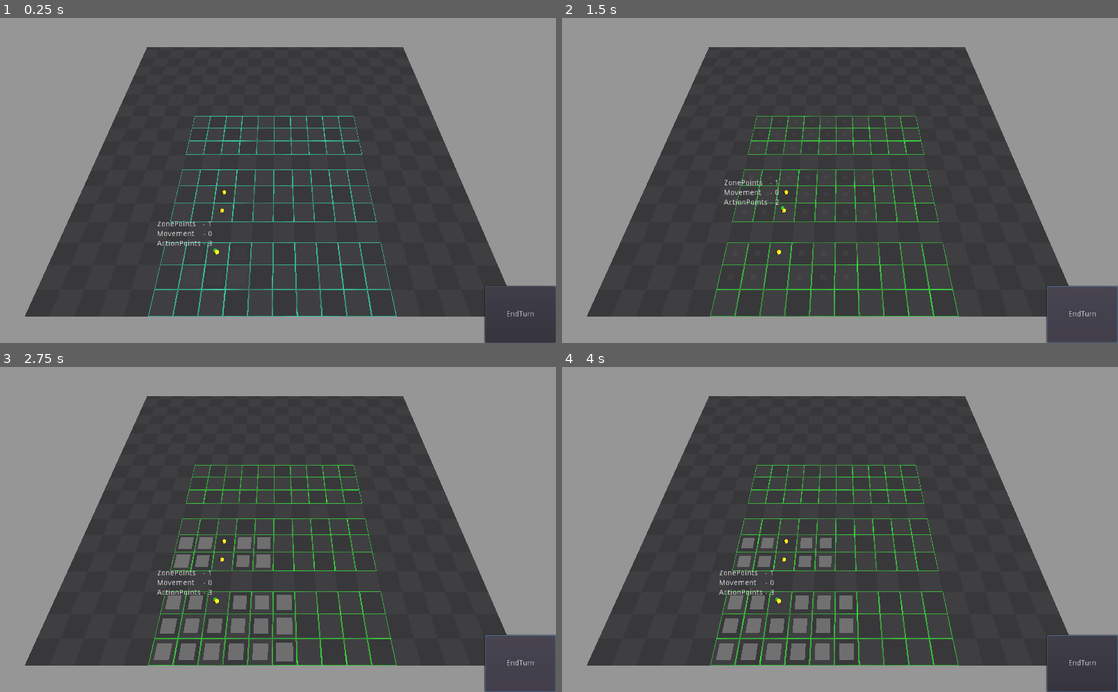
Above: before the commit, frames 1-4 (two rows, left to right).
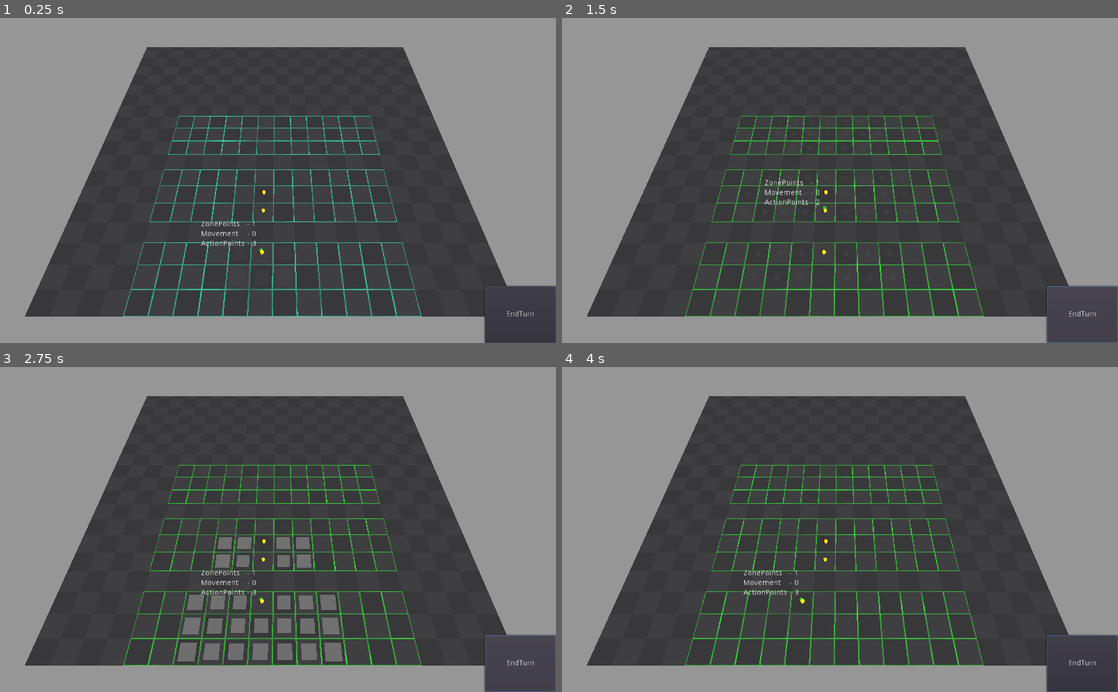
Above: after the commit, the same moments.

Repository: Rogotch/Desert
Game: Godot game, scene res://Resources/Scenes/3D/3dMap.tscn
Same seed, same stepped clock (60 frames per second), same inputs: the game is played once before the commit and once after it. The project has no main scene, so this scene is started directly.
Inputs (mouse positions are in pixels of both pictures, inside the frame that each line leads up to):
- Up to frame 1 (0.25 s): no input
- Up to frame 2 (1.5 s): click "EndTurn" at 0.5 s; click "EndTurn" at 1.25 s
- Up to frame 3 (2.75 s): click "EndTurn" at 2 s
- Up to frame 4 (4 s): move the mouse to (962, 513) at 2.77 s; click (962, 513) at 2.92 s; move the mouse to (728, 545) at 3.52 s; click (728, 545) at 3.67 s

The runs differ from the first frame. In frame 1, 1.0% of the frame differs, in the area x 22-76%, y 30-92%; in frame 2, 0.9%; in frame 3, 3.6%; in frame 4, 3.5%.

Commit message:
Create Zone entity, SignalsScript, some movement signals
Добавил сущность зоны, к которым перенастроил все обращения, добавил синглтон сигналов и несколько сигналов в него, настроил смену занятых клеток и установку ID зоны игроку

Diff:
--- a/Resources/Entities/3D/Grid.tscn
+++ b/Resources/Entities/3D/Grid.tscn
@@ -2,7 +2,7 @@
 
 [ext_resource path="res://Resources/Shaders/3D/GridVisualizer.gdshader" type="Shader" id=1]
 [ext_resource path="res://Resources/Images/Shaders/noise_combined.png" type="Texture" id=2]
-[ext_resource path="res://Resources/Entities/3D/VisualGrid.gd" type="Script" id=3]
+[ext_resource path="res://Resources/Scripts/3DScripts/VisualGrid.gd" type="Script" id=3]
 
 [sub_resource type="CubeMesh" id=1]
 resource_local_to_scene = true
--- /dev/null
+++ b/Resources/Entities/NodeObjects/Zone.tscn
@@ -0,0 +1,6 @@
+[gd_scene load_steps=2 format=2]
+
+[ext_resource path="res://Resources/Scripts/NodeScripts/Zone.gd" type="Script" id=1]
+
+[node name="Zone" type="Node"]
+script = ExtResource( 1 )
--- a/Resources/Scenes/3D/3dMap.tscn
+++ b/Resources/Scenes/3D/3dMap.tscn
@@ -80,33 +80,33 @@
 [node name="Arena" type="Spatial"]
 script = ExtResource( 7 )
 GridYValue = 0.5
-Zones = [ {
-"EndPos": Vector2( 3, 15 ),
-"StartPos": Vector2( 0, 5 ),
+ZonesParameters = [ {
+"EndPos": Vector2( 3, 16 ),
+"StartPos": Vector2( 0, 4 ),
 "ZoneId": 0,
 "ZoneName": "Zone1",
 "interzone": false
 }, {
-"EndPos": Vector2( 4, 15 ),
-"StartPos": Vector2( 3, 5 ),
+"EndPos": Vector2( 4, 16 ),
+"StartPos": Vector2( 3, 4 ),
 "ZoneId": 1,
 "ZoneName": "Interzone1",
 "interzone": true
 }, {
-"EndPos": Vector2( 7, 15 ),
-"StartPos": Vector2( 4, 5 ),
+"EndPos": Vector2( 7, 16 ),
+"StartPos": Vector2( 4, 4 ),
 "ZoneId": 2,
 "ZoneName": "Zone3",
 "interzone": false
 }, {
-"EndPos": Vector2( 8, 15 ),
-"StartPos": Vector2( 7, 5 ),
+"EndPos": Vector2( 8, 16 ),
+"StartPos": Vector2( 7, 4 ),
 "ZoneId": 3,
 "ZoneName": "Interzone2",
 "interzone": true
 }, {
-"EndPos": Vector2( 11, 15 ),
-"StartPos": Vector2( 8, 5 ),
+"EndPos": Vector2( 11, 16 ),
+"StartPos": Vector2( 8, 4 ),
 "ZoneId": 4,
 "ZoneName": "Zone5",
 "interzone": false
@@ -186,7 +186,7 @@
 [node name="CharactersNode" type="Spatial" parent="."]
 
 [node name="Character" parent="CharactersNode" instance=ExtResource( 1 )]
-transform = Transform( 1, 0, 0, 0, 1, 0, 0, 0, 1, 20.4581, 0, 76.0808 )
+transform = Transform( 1, 0, 0, 0, 1, 0, 0, 0, 1, 20.4581, 0, 96.5912 )
 physic_speed = 30.0
 MaxMovement = 1
 ZoneCross = 1
@@ -198,7 +198,7 @@
 AttackDistance = 1
 
 [node name="Character2" parent="CharactersNode" instance=ExtResource( 1 )]
-transform = Transform( 1, 0, 0, 0, 1, 0, 0, 0, 1, 58.9311, 0, 79.2737 )
+transform = Transform( 1, 0, 0, 0, 1, 0, 0, 0, 1, 58.9311, 0, 99.7841 )
 physic_speed = 30.0
 MaxMovement = 2
 ZoneCross = 1
@@ -210,7 +210,7 @@
 AttackDistance = 2
 
 [node name="Character3" parent="CharactersNode" instance=ExtResource( 1 )]
-transform = Transform( 1, 0, 0, 0, 1, 0, 0, 0, 1, 42.89, -7.62939e-06, 70.3547 )
+transform = Transform( 1, 0, 0, 0, 1, 0, 0, 0, 1, 42.89, -7.62939e-06, 90.8651 )
 physic_speed = 30.0
 MaxMovement = 3
 ZoneCross = 1
--- a/Resources/Scripts/3DScripts/ArenaScript.gd
+++ b/Resources/Scripts/3DScripts/ArenaScript.gd
@@ -4,7 +4,7 @@
 onready var tileClass = preload("res://Resources/Entities/3D/PathAreaTile.tscn")
 
 export var GridYValue : float
-export var Zones = [
+export var ZonesParameters = [
 	{ZoneName = "Zone1", ZoneId = 0, StartPos = Vector2(0, 0),  EndPos = Vector2(3,5),  interzone = false},
 	{ZoneName = "Interzone1", ZoneId = 1, StartPos = Vector2(4, 0),  EndPos = Vector2(4,5),  interzone = true},
 	{ZoneName = "Zone3", ZoneId = 2, StartPos = Vector2(5, 0),  EndPos = Vector2(8,5),  interzone = false},
@@ -23,6 +23,7 @@
 onready var CharactersNode   = get_node(CharactersNodePath)
 
 var Grid = []
+var Zones = []
 var GridSize
 var GridStart
 
@@ -96,11 +97,15 @@
 
 #Устанавливает визуальное отображение сетки
 func SetVisualGrids():
-	var count = 0
+#	var count = 0
 	var MinPos = Vector2(99,99)
 	var MaxPos = Vector2(0,0)
 #	print(str(Zones))
-	for zone in Zones:
+	for zone in ZonesParameters:
+		var newZone = Zone.new()
+		newZone.Arena = self
+		newZone.ZoneParameters = zone
+		Zones.append(newZone)
 		if zone.interzone:
 			continue
 		MinPos.x = (MinPos.x if zone.StartPos.x >= MinPos.x else zone.StartPos.x)
@@ -108,6 +113,7 @@
 		MaxPos.x = (MaxPos.x if zone.EndPos.x <= MaxPos.x else zone.EndPos.x)
 		MaxPos.y = (MaxPos.y if zone.EndPos.y <= MaxPos.y else zone.EndPos.y)
 		var newGrid = GridClass.instance()
+		newZone.VisualGrid = newGrid
 		Grids.add_child(newGrid)
 		var CellsNum = zone.EndPos - zone.StartPos
 #		print(str($Environment/GridVisualizers/Line.get_active_material(0).set_shader_param("Offset", Vector2((0 if CellsNum.x % 2 == 0 else 5), (0 if CellsNum.y % 2 == 0 else 5)))))
@@ -121,8 +127,9 @@
 		var newMesh = CubeMesh.new()
 		newMesh.size = Vector3(CellsNum.x * 10, 0.01, CellsNum.y * 10)
 		newGrid.mesh = newMesh
-		count += 1
+#		count += 1
 	print("MaxPos - " + str(MaxPos))
+	print("Zones - " + str(Zones))
 	GridSize = MaxPos
 	GridStart = MinPos
 	AutofilGridMap(MaxPos)
@@ -147,10 +154,10 @@
 			var pointZone = GetZoneByPosition(Vector2(i,j))
 			if pointZone:
 				NewPoint.zoneID = pointZone.ZoneId
-				NewPoint.interzoneFlag = pointZone.interzone
+				NewPoint.interzone = pointZone.Interzone
 			else:
 				NewPoint.zoneID = null
-				NewPoint.interzoneFlag = null
+				NewPoint.interzone = null
 				NewPoint.content = NewPoint.OUTZONE
 			line.append(NewPoint)
 		Grid.append(line)
@@ -159,7 +166,7 @@
 #Волнами сканируем поле и ищем короткий путь
 func WaveFindPath(_character, finPos):
 	var startPos = _character.ZonePosition
-	var BigTrace = []
+#	var BigTrace = []
 	var actualZone = GetZoneByPosition(startPos)
 	var ZonePoints = [{start = actualZone.StartPos, end = actualZone.EndPos}, {start = Vector2.ZERO, end = GridSize}]
 	for zPoint in ZonePoints:
@@ -170,16 +177,16 @@
 			if node == finPos:
 				print("Дошли до обратной постройки пути!")
 	#			break
-#				PrintGrid(finPos)
+				PrintGrid(finPos)
 				return SetTrace(finPos, newGrid)
 			else:
-				var DirectionArr = (RectDirections if Grid[node.x][node.y].interzoneFlag else RoundDirections)
+				var DirectionArr = (RectDirections if Grid[node.x][node.y].interzone else RoundDirections)
 				for dir in DirectionArr:
 					# Проверка, чтобы проход через междузонье был строго прямо
 					if (InGridCheck(node, dir, zPoint.start, zPoint.end) &&
-						(Grid[node.x][node.y].interzoneFlag &&
-						 Grid[node.x + dir.x][node.y + dir.y].interzoneFlag ||
-						 Grid[node.x + dir.x][node.y + dir.y].interzoneFlag &&
+						(Grid[node.x][node.y].interzone &&
+						 Grid[node.x + dir.x][node.y + dir.y].interzone ||
+						 Grid[node.x + dir.x][node.y + dir.y].interzone &&
 						abs(dir.x) + abs(dir.y) > 1)):
 						continue
 						# Проверка, что следующая точка является доступной для перемещения и находится в рамках зоны
@@ -189,7 +196,7 @@
 #		var actualstring = startString % [str(startPos), str(finPos)]
 #		print(actualstring)
 	#	print(str(Grid))
-#		PrintGrid(finPos)
+		PrintGrid(finPos)
 		ClearPoints()
 		print("Путь не был найден")
 	return []
@@ -203,15 +210,15 @@
 	var ScanningNodes = {startPos : cell}
 	var nodesKeys = ScanningNodes.keys()
 	for node in nodesKeys:
-		var DirectionArr = (RectDirections if Grid[node.x][node.y].interzoneFlag else RoundDirections)
+		var DirectionArr = (RectDirections if Grid[node.x][node.y].interzone else RoundDirections)
 		for dir in DirectionArr:
 			# Проверка, чтобы значение находилось в рамках зоны
 			if InGridCheck(node, dir, Vector2.ZERO, GridSize):
 				# Проверка, чтобы в интерзону можно было входить и выходить только прямо, а не диагонально
 				# Или проверка, чтобы нельзя было проходить диагонально при наличии боковых препятствий
-				if((Grid[node.x][node.y].interzoneFlag &&
-					 Grid[node.x + dir.x][node.y + dir.y].interzoneFlag ||
-					 Grid[node.x + dir.x][node.y + dir.y].interzoneFlag &&
+				if((Grid[node.x][node.y].interzone &&
+					 Grid[node.x + dir.x][node.y + dir.y].interzone ||
+					 Grid[node.x + dir.x][node.y + dir.y].interzone &&
 					 abs(dir.x) + abs(dir.y) > 1) ||
 					(abs(dir.x) + abs(dir.y) > 1 &&
 					(Grid[node.x][node.y + dir.y].content != GridPoint.EMPTY ||
@@ -222,7 +229,7 @@
 					# Если клетка пуста и её ещё нет в словаре сканированных клеток
 					if Grid[gridPos.x][gridPos.y].content == GridPoint.EMPTY && !ScanningNodes.has(gridPos):
 						# Поставь флаг, не интерзона ли это
-						var flag = Grid[gridPos.x][gridPos.y].interzoneFlag
+						var flag = Grid[gridPos.x][gridPos.y].interzone
 						# Если не интерзона, увеличь стоимость передвижения на 1
 						var movementCost   = ScanningNodes[node].movement   + (0 if flag else 1)
 						# Проверь стоимость в AP
@@ -236,7 +243,7 @@
 						if movValue >= movementCost && zonValue >= zonePointsCost:
 							# Проверка, чтобы в финальную область передвижения не попадали никуда не ведущие клетки междузония
 							if !(flag && movValue == movementCost):
-								ScanningNodes[gridPos] = {movement = movementCost, zonePoints = zonePointsCost, interzoneDir = Vector2.ZERO}
+								ScanningNodes[gridPos] = {movement = movementCost, zonePoints = zonePointsCost, interzoneDir = interzoneDir, actionsCost = actionsCost}
 								nodesKeys.append(gridPos)
 						pass
 					pass
@@ -252,7 +259,7 @@
 		var Line = ""
 		for j in Grid[i].size():
 			if dic.has(Vector2(i, j)):
-				Line += "%5s" % (str(dic[Vector2(i, j)].movement) if !Grid[i][j].interzoneFlag else "!")
+				Line += "%5s" % (str(dic[Vector2(i, j)].movement) if !Grid[i][j].interzone else "!")
 			else:
 				Line += "%5s" % ""
 				pass
@@ -262,7 +269,7 @@
 func CreatePathZone(character):
 	var zone = SetZoneGrid(character)
 	for tilepos in zone.keys():
-		if !Grid[tilepos.x][tilepos.y].interzoneFlag && !zone[tilepos].movement == 0:
+		if !Grid[tilepos.x][tilepos.y].interzone && !zone[tilepos].movement == 0:
 			var newTile = tileClass.instance()
 			PathZone.add_child(newTile)
 			newTile.transform.origin = gridMap.map_to_world(tilepos.x, 0, tilepos.y)
@@ -300,7 +307,7 @@
 		print("Клетка была отсканирована")
 	if InGridCheck(pos, direction, startZPoint, endZPoint):
 #		Проверка, что точка свободна для передвижения или она является целью персонажа и его предыдущая позиция не является междузоньем
-		if  ((gridArr[gridPos.x][gridPos.y].content == GridPoint.EMPTY || gridPos == _Character.target && !gridArr[pos.x][pos.y].interzoneFlag) &&
+		if  ((gridArr[gridPos.x][gridPos.y].content == GridPoint.EMPTY || gridPos == _Character.target && !gridArr[pos.x][pos.y].interzone) &&
 		gridArr[gridPos.x][gridPos.y].step == null):
 #			print(str(gridArr[pos.x][pos.y]))
 #			Проверка, что при диагональном переходе обе боковые клетки пусты
@@ -324,12 +331,12 @@
 	var stepNum = gridArr[finPos.x][finPos.y].step
 	while stepNum != 1:
 #		Перебираем окружающие ячейки
-#		var DirectionArr = (RectDirections if Grid[newTrace[-1].x][newTrace[-1].y].interzoneFlag else RoundDirections)
+#		var DirectionArr = (RectDirections if Grid[newTrace[-1].x][newTrace[-1].y].interzone else RoundDirections)
 		for dir in RoundDirections:
 #			Если и текущая и прошлая точки находятся в междузонье, то пропусти текущую точку
 			if (InGridCheck(newTrace[-1], dir, Vector2.ZERO, GridSize) &&
-			Grid[newTrace[-1].x][newTrace[-1].y].interzoneFlag &&
-			gridArr[newTrace[-1].x + dir.x][newTrace[-1].y + dir.y].interzoneFlag):
+			Grid[newTrace[-1].x][newTrace[-1].y].interzone &&
+			gridArr[newTrace[-1].x + dir.x][newTrace[-1].y + dir.y].interzone):
 				continue
 #			Берём одну из ближайших ячеек, относительно нашей сдвинутой на dir
 			var NextPoint = NextStep(newTrace[-1], gridArr, dir)
@@ -436,7 +443,7 @@
 #			print("NewCost - " + str(GetCostMovement(_Character, newTrace)))
 			if attack:
 				if (InDistanceCheck(tracePosition, _Character.AttackDistance, _Character.target) && #Если цель на этой точке находится в дистанции поражения
-				!Grid[tracePosition.x][tracePosition.y].interzoneFlag && # И если это не интерзона
+				!Grid[tracePosition.x][tracePosition.y].interzone && # И если это не интерзона
 				GetCostMovement(_Character, newTrace).actionPoints < _Character.ActionPoints): # И если у игрока есть хотя бы 1 AP
 					print("newTrace - " + str(newTrace))
 					InDistance = true
@@ -455,7 +462,7 @@
 func GetCostMovement(character, path):
 	var Cost = {movement = 0, actionPoints = 0, zonePoints = 0}
 	for point in path:
-		if !Grid[point.x][point.y].interzoneFlag:
+		if !Grid[point.x][point.y].interzone:
 			if character.Movement + character.Speed * Cost.actionPoints > Cost.movement:
 				Cost.movement += 1
 			else:
@@ -480,7 +487,7 @@
 	var selectedPosition = Vector2(gridMap.world_to_map(click_position).x, gridMap.world_to_map(click_position).z)
 	if InGridCheck(selectedPosition, Vector2.ZERO) && startPosition != selectedPosition:
 		var trace
-		if !Grid[selectedPosition.x][selectedPosition.y].interzoneFlag:
+		if !Grid[selectedPosition.x][selectedPosition.y].interzone:
 			ClearPathZone()
 			if Grid[selectedPosition.x][selectedPosition.y].content == GridPoint.CHARACTER:
 	#			print("Находится ли цель в зоне")
--- a/Resources/Scripts/3DScripts/Character.gd
+++ b/Resources/Scripts/3DScripts/Character.gd
@@ -27,9 +27,9 @@
 var Multitasking = MaxActionPoints
 #var Constitution
 
-var HitPoints
+var Health
 
-var ZonePosition = Vector2()
+var ZonePosition setget _SetCharacterPosition
 var ZoneId
 var velocity = Vector3.ZERO
 var target = null
@@ -58,7 +58,7 @@
 	yield(get_tree(), "idle_frame")
 	var V3Pos = Grid.world_to_map(transform.origin)
 	ZonePosition = Vector2(V3Pos.x, V3Pos.z)
-	_SetCharacterPosition()
+	_SetCharacterPosition(ZonePosition)
 #	Arena.Grid[ZonePosition.x][ZonePosition.y].content = GridPoint.PLAYER
 	ZoneId = Arena.GetActualZoneId(ZonePosition)
 	transform.origin = Grid.map_to_world(ZonePosition.x, 0, ZonePosition.y)
@@ -76,7 +76,9 @@
 		if transform.origin.distance_to(path[0]) > 0.5:
 			velocity = move_and_slide(velocity, Vector3.UP)
 		else:
-			_SetCharacterPosition()
+			var V3Pos = Grid.world_to_map(transform.origin)
+			var newpos = Vector2(V3Pos.x, V3Pos.z)
+			_SetCharacterPosition(newpos)
 			transform.origin = path[0]
 			Arena.Grid[ZonePosition.x][ZonePosition.y].OnCellMove(self)
 			path.remove(0)
@@ -91,16 +93,26 @@
 			else:
 				Arena.CreatePathZone(self)
 #			print("Movement - " + str(movement))
+		else:
+			SignalsScript.emit_signal("LeftThePosition", self, ZonePosition)
 		pass
 #			move_and_slide(move_vec.normalized() * speed, Vector3.UP)
 	pass
 
-func _SetCharacterPosition():
 #Смена принадлежности клетки
-	Arena.Grid[ZonePosition.x][ZonePosition.y].content = GridPoint.EMPTY
-	var V3Pos = Grid.world_to_map(transform.origin)
-	ZonePosition = Vector2(V3Pos.x, V3Pos.z)
-	Arena.Grid[ZonePosition.x][ZonePosition.y].content = GridPoint.CHARACTER
+func _SetCharacterPosition(newPosition):
+	Arena.Grid[ZonePosition.x][ZonePosition.y].content   = GridPoint.EMPTY
+	Arena.Grid[ZonePosition.x][ZonePosition.y].character = null
+	ZonePosition = newPosition
+	SignalsScript.emit_signal("CameOnPosition", self, ZonePosition)
+	if !Arena.Grid[ZonePosition.x][ZonePosition.y].interzone && ZoneId != Arena.Grid[ZonePosition.x][ZonePosition.y].zoneID:
+		ZoneId = Arena.Grid[ZonePosition.x][ZonePosition.y].zoneID
+		SignalsScript.emit_signal("CameOnZone", self, ZoneId)
+	elif Arena.Grid[ZonePosition.x][ZonePosition.y].interzone:
+		SignalsScript.emit_signal("LeftTheZone", self, ZoneId)
+		pass
+	Arena.Grid[ZonePosition.x][ZonePosition.y].content   = GridPoint.CHARACTER
+	Arena.Grid[ZonePosition.x][ZonePosition.y].character = self
 	pass
 
 func draw_path(target_pos):
@@ -133,6 +145,9 @@
 	pass
 
 func StartTurn():
+	print("ZoneID - " + str(ZoneId))
+	SignalsScript.emit_signal("StartTurnOnPosition", self, ZonePosition)
+	SignalsScript.emit_signal("StartTurnOnZone", self, ZoneId)
 	Selecter.visible = true
 	Movement = 0
 	ZonePoints = ZoneCross
@@ -141,6 +156,8 @@
 	pass
 
 func EndTurn():
+	SignalsScript.emit_signal("EndTurnOnPosition", self, ZonePosition)
+	SignalsScript.emit_signal("EndTurnOnZone", self, ZoneId)
 	Selecter.visible = false
 	Arena.ClearPathZone()
 	pass
@@ -162,6 +179,7 @@
 	print("Somethimg!")
 	if Arena.InDistanceCheck(ZonePosition, AttackDistance, target) && ActionPoints > 0:
 		ActionPoints -= 1
+		SignalsScript.emit_signal("Attack", self, Arena.Grid[target.x][target.y].character)
 		print("In AttackDistance")
 	target = null
 	if ActionPoints == 0 && Movement == 0:
@@ -169,3 +187,8 @@
 	else:
 		Arena.CreatePathZone(self)
 	pass
+
+func TakeDamage(DamgeValue):
+	SignalsScript.emit_signal("TakingDamage", self)
+	Health -= DamgeValue
+	pass
--- a/Resources/Scripts/GlobalScripts/FightSystem.gd
+++ b/Resources/Scripts/GlobalScripts/FightSystem.gd
@@ -1,5 +1,6 @@
 extends Node
 
+#var Arena
 var SelectedCharacter = null
 var PlayerTurn = true
 
@@ -13,6 +14,8 @@
 func StartTurn():
 	SelectedCharacter = TurnsQueue[queueIndex]
 	TurnsQueue[queueIndex].StartTurn()
+#	var zone = Arena.GetZoneByID(ZoneId)
+#	zone.GetAllCharacters()
 	pass
 
 func EndTurn():
--- /dev/null
+++ b/Resources/Scripts/GlobalScripts/SignalsScript.gd
@@ -0,0 +1,15 @@
+extends Node
+
+signal CameOnPosition(character, position)
+signal LeftThePosition(character, position)
+signal StartTurnOnPosition(character, position)
+signal EndTurnOnPosition(character, position)
+signal CameOnZone(character, ZoneID)
+signal LeftTheZone(character, ZoneID)
+signal StartTurnOnZone(character, ZoneID)
+signal EndTurnOnZone(character, ZoneID)
+signal Attack(attacked, attacking)
+signal TakingDamage(character)
+
+func _ready():
+	pass
--- a/Resources/Scripts/NodeScripts/GridPoint.gd
+++ b/Resources/Scripts/NodeScripts/GridPoint.gd
@@ -7,7 +7,8 @@
 var step = null
 var content = EMPTY
 var zoneID
-var interzoneFlag = false
+var interzone = false
+var character = null
 
 func _ready():
 	add_to_group("GridPoints")
@@ -23,18 +24,18 @@
 	var potentialMovement = _character.Speed * _character.ActionPoints + _character.Movement
 
 #	Если это межзонье, но у игрока есть и пункты движения и пункты перехода между зонами
-	if interzoneFlag && _character.ZonePoints > lastPointsCost.zonePoints && potentialMovement > lastPointsCost.movement:
+	if interzone && _character.ZonePoints > lastPointsCost.zonePoints && potentialMovement > lastPointsCost.movement:
 #		То увеличь в стоимости пути количество необходимых пунктов межзония, не меняя при этом пункты движения
 		lastPointsCost.zonePoints += 1
 #		Верни истину, если у персонажа ещё есть очки передвижения и ложь в обратном случае
 		return (potentialMovement > lastPointsCost.movement)
 	else:
 #		Если это межзонье, но у игрока нет очков перехода между зонами, то верни ложь
-		if interzoneFlag && _character.ZonePoints <= lastPointsCost.zonePoints:
+		if interzone && _character.ZonePoints <= lastPointsCost.zonePoints:
 			return false
 		else:
 #			Если это межзонье, верни ложь
-			if interzoneFlag:
+			if interzone:
 				return false
 			else:
 #				Иначе верни результат в зависимости от того, достаточно ли у игрока очков передвижения и увеличь стоимость передвижения на 1
@@ -49,7 +50,7 @@
 	pass
 
 func OnCellMove(_Character):
-	if interzoneFlag:
+	if interzone:
 		_Character.ZonePoints -= 1
 	else:
 		if !_Character.freeMovement:
--- /dev/null
+++ b/Resources/Scripts/NodeScripts/Zone.gd
@@ -0,0 +1,55 @@
+extends Node
+
+class_name Zone, "res://Resources/Images/GUI/SimpleIcons/White/1x/tablet.png"
+
+enum {NONE, INTERZONE, FRIEND, ENEMY, PLAYER}
+
+var Arena
+var Status = NONE
+
+var ZoneParameters setget SetZoneParams
+
+var ZoneName
+var ZoneId
+var Interzone
+var StartPos
+var EndPos
+
+var Characters = []
+var VisualGrid
+
+func _ready():
+	SignalsScript.connect("CameOnZone",  self, "CheckSignal")
+	SignalsScript.connect("LeftTheZone", self, "CheckSignal")
+	pass # Replace with function body.
+
+func SetZoneParams(params):
+#	var params = {ZoneName = "Zone1", ZoneId = 0, StartPos = Vector2(0, 0),  EndPos = Vector2(3,5),  interzone = false}
+	ZoneParameters = params
+	ZoneName       = params.ZoneName
+	ZoneId         = params.ZoneId
+	StartPos       = params.StartPos
+	EndPos         = params.EndPos
+	Interzone      = params.interzone
+	pass
+
+func GetAllCharacters():
+#	Characters.clear()
+	var grid = Arena.Grid
+	var XCount = StartPos.x
+	var YCount = StartPos.y
+
+	# Перебираем все клетки массива в поисках персонажей
+	while XCount < EndPos.x:
+		while YCount < EndPos.y:
+			if grid[XCount][YCount].content == GridPoint.CHARACTER:
+				Characters.append(grid[XCount][YCount].character)
+			YCount += 1
+		YCount = StartPos.y
+		XCount += 1
+	pass
+
+func CheckSignal(_character, zoneID):
+	if zoneID == ZoneId:
+		GetAllCharacters()
+	pass
--- a/project.godot
+++ b/project.godot
@@ -18,10 +18,16 @@
 "class": "GridPoint",
 "language": "GDScript",
 "path": "res://Resources/Scripts/NodeScripts/GridPoint.gd"
+}, {
+"base": "Node",
+"class": "Zone",
+"language": "GDScript",
+"path": "res://Resources/Scripts/NodeScripts/Zone.gd"
 } ]
 _global_script_class_icons={
 "Character": "",
-"GridPoint": "res://Resources/Images/GUI/SimpleIcons/White/1x/target.png"
+"GridPoint": "res://Resources/Images/GUI/SimpleIcons/White/1x/target.png",
+"Zone": "res://Resources/Images/GUI/SimpleIcons/White/1x/tablet.png"
 }
 
 [application]
@@ -33,7 +39,12 @@
 
 Global="*res://Resources/Scripts/GlobalScripts/Global.gd"
 FightSystem="*res://Resources/Scripts/GlobalScripts/FightSystem.gd"
+SignalsScript="*res://Resources/Scripts/GlobalScripts/SignalsScript.gd"
 FightUi="*res://Resources/Scenes/UI/FightUI.tscn"
+
+[debug]
+
+gdscript/warnings/unused_signal=false
 
 [input]
 
Renamed: Resources/Entities/3D/VisualGrid.gd -> Resources/Scripts/3DScripts/VisualGrid.gd
